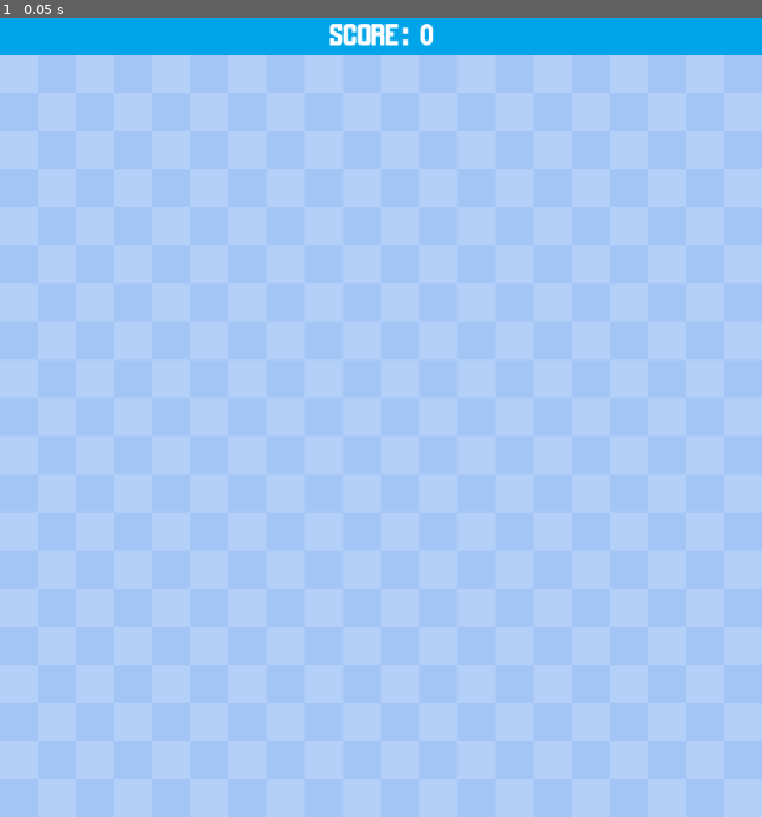
Above: before the commit, frame 1.
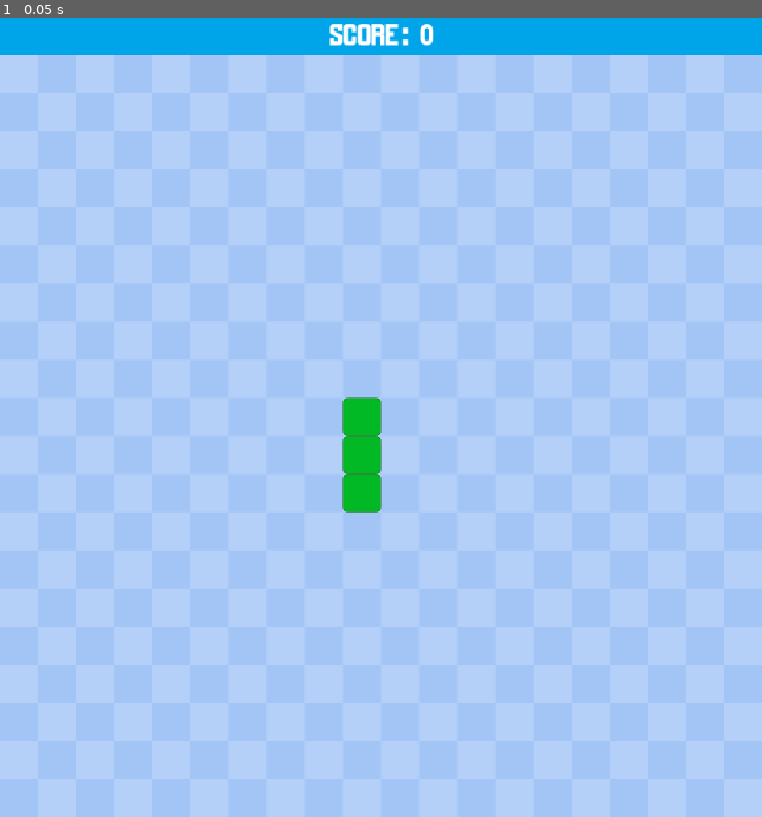
Above: after the commit, the same moment.

Repository: Taynish02/Snake-and-Apple
Game: Godot game, scene res://scenes/main.tscn
Two runs of this game, one before a commit and one after it. Both use one fixed random seed, a clock stepped at 60 frames per second and the inputs below.
Inputs:
- Up to frame 1 (0.05 s): no input

The runs differ from the first frame. In frame 1, 0.7% of the frame differs, in the area x 44-51%, y 47-62%.
Error before the commit: Parse Error: Function "move_snake()" not found in base self. (res://scripts/main.gd:48)

Commit message:
adding the background, hud, and the snake and more scripts

Diff:
--- a/scenes/main.tscn
+++ b/scenes/main.tscn
@@ -2,44 +2,18 @@
 
 [ext_resource type="Script" uid="uid://cqxd7u0ns23x8" path="res://scripts/main.gd" id="1_sugp2"]
 [ext_resource type="Texture2D" uid="uid://but4yvs6ky5db" path="res://assets/bg.png" id="2_jyhfs"]
+[ext_resource type="PackedScene" uid="uid://cfiaw8ca41cw1" path="res://scenes/snake_segement.tscn" id="2_tbgi4"]
 [ext_resource type="PackedScene" uid="uid://de6t7hb5wpod5" path="res://scenes/hud.tscn" id="3_tbgi4"]
-
-[sub_resource type="StyleBoxFlat" id="StyleBoxFlat_1v2he"]
-bg_color = Color(1.347661e-06, 0.7269243, 0.14057213, 1)
-border_width_left = 1
-border_width_top = 1
-border_width_right = 1
-border_width_bottom = 1
-border_color = Color(0, 0.4837582, 0, 1)
-corner_radius_top_left = 5
-corner_radius_top_right = 5
-corner_radius_bottom_right = 5
-corner_radius_bottom_left = 5
-
-[sub_resource type="PackedScene" id="PackedScene_tefeu"]
-_bundled = {
-"conn_count": 0,
-"conns": PackedInt32Array(),
-"editable_instances": [],
-"id_paths": [],
-"names": PackedStringArray("SnakeSegement", "Panel", "offset_right", "offset_bottom", "theme_override_styles/panel"),
-"node_count": 1,
-"node_ids": PackedInt32Array(545859179),
-"node_paths": [],
-"nodes": PackedInt32Array(-1, -1, 1, 0, -1, 3, 2, 0, 3, 1, 4, 2, 0),
-"variants": [50.0, 50.0, SubResource("StyleBoxFlat_1v2he")],
-"version": 3
-}
 
 [node name="Main" type="Node" unique_id=564904242]
 script = ExtResource("1_sugp2")
-snake_scene = SubResource("PackedScene_tefeu")
+snake_scene = ExtResource("2_tbgi4")
 
 [node name="Background" type="Sprite2D" parent="." unique_id=1832489392]
 position = Vector2(500, 550)
 texture = ExtResource("2_jyhfs")
 
-[node name="Hud" parent="Background" unique_id=1636025535 instance=ExtResource("3_tbgi4")]
+[node name="Hud" parent="." unique_id=1636025535 instance=ExtResource("3_tbgi4")]
 
 [node name="MoveTimer" type="Timer" parent="." unique_id=1607258626]
 wait_time = 0.1
--- a/scripts/main.gd
+++ b/scripts/main.gd
@@ -2,38 +2,44 @@
 
 @export var snake_scene : PackedScene
 
+#game variables
 var score : int
 var game_started : bool = false
 
+#grid variables
 var cells : int = 20
 var cell_size : int = 50
 
+#snake variables
 var old_data : Array
 var snake_data : Array
-var snake: Array
+var snake : Array
 
+#movement variables
 var start_pos = Vector2(9,9)
-var up = Vector2(8, -1)
+var up = Vector2(0, -1)
 var down = Vector2(0, 1)
 var left = Vector2(-1, 0)
-var right = Vector2(1,0)
+var right = Vector2(1, 0)
 var move_direction : Vector2
-var can_move: bool
+var can_move : bool
 
+# Called when the node enters the scene tree for the first time
 func _ready():
 	new_game()
 
 func new_game():
 	score = 0
+	$Hud.get_node("ScoreLabel").text = "SCORE: " + str(score)
 	move_direction = up
 	can_move = true
-	generate_snake()
+	generate_sanke()
 
-func generate_snake():
+func generate_sanke():
 	old_data.clear()
 	snake_data.clear()
 	snake.clear()
-
+	#starting with the start_pos, create tail segments vertically down
 	for i in range(3):
 		add_segment(start_pos + Vector2(0, i))
 
@@ -44,11 +50,34 @@
 	add_child(SnakeSegment)
 	snake.append(SnakeSegment)
 
+# Called every frame. 'delta' is the elapsed time since the previous frame
 func _process(_delta):
 	move_snake()
 
-func _input(event):
+func move_snake():
 	if can_move:
-		if Input.is_action_just_pressed("move_down") and move_direction != Vector2.UP:
-			move_direction = Vector2.DOWN
+		# update movement from keypresses
+		if Input.is_action_just_pressed("move_down") and move_direction != up:
+			move_direction = down
 			can_move = false
+			if not game_started:
+				start_game()
+		if Input.is_action_just_pressed("move_up") and move_direction != down:
+			move_direction = up
+			can_move = false
+			if not game_started:
+				start_game()
+		if Input.is_action_just_pressed("move_left") and move_direction != right:
+			move_direction = left
+			can_move = false
+			if not game_started:
+				start_game()
+		if Input.is_action_just_pressed("move_right") and move_direction != left:
+			move_direction = right
+			can_move = false
+			if not game_started:
+				start_game()
+
+func start_game():
+	game_started = true
+	$MoveTimer.start()
Not shown, added: scenes/main.tscn2782387775.tmp
Not shown, added: scenes/main.tscn3369667231.tmp
Not shown, added: scenes/main.tscn3377347037.tmp
Not shown, added: scenes/main.tscn3390800945.tmp
Not shown, added: scenes/main.tscn3406444768.tmp
